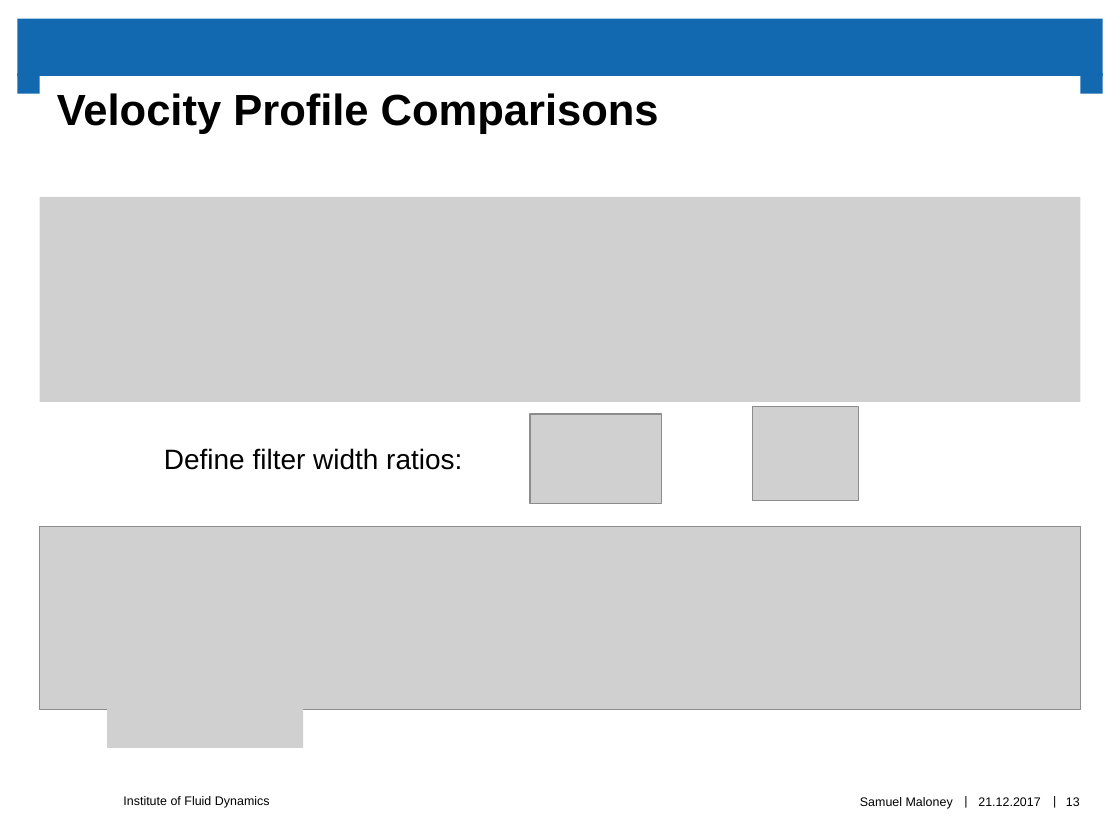
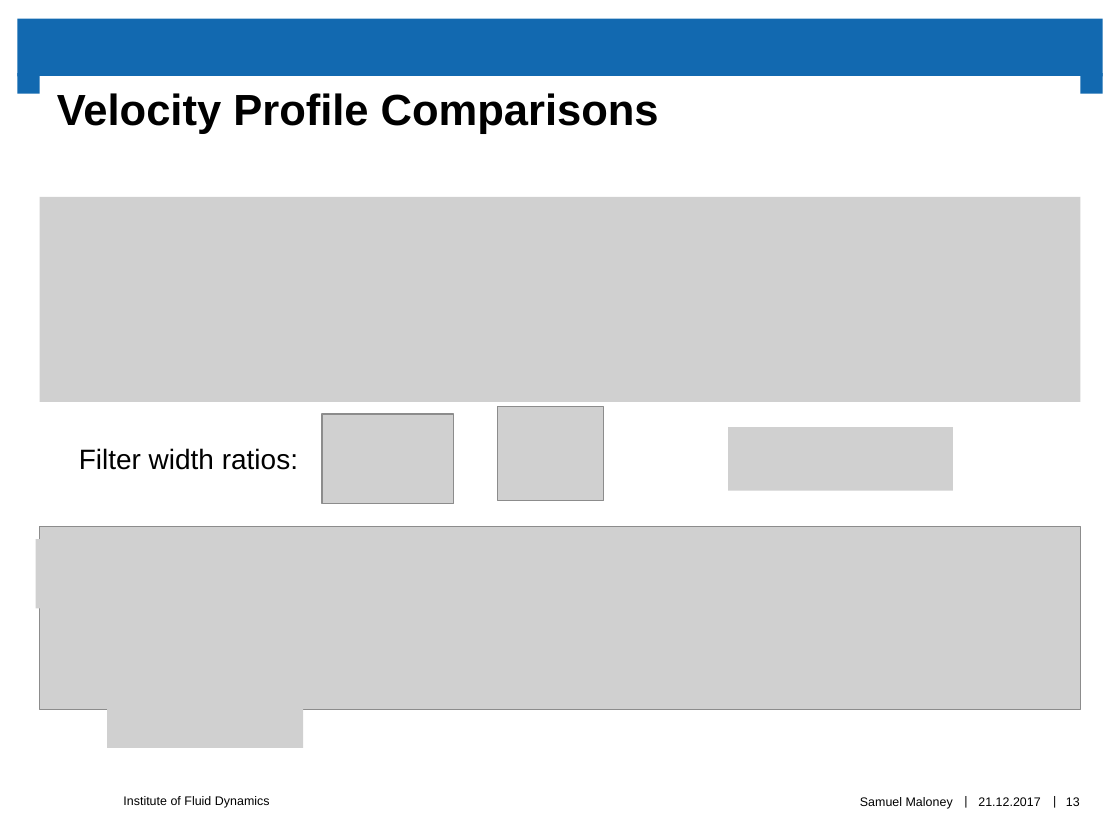
Before and after one commit to sam-maloney/msc_seminar, a slide deck: slide 13 of Presentation/maloneys_HS2017.pptx. Drawn at 1120x840 pixels with LibreOffice and Linux fonts; fonts in the diff are those of the drawing; grey boxes stand for pictures; background and template pictures are left out. Boxes give left, top, right and bottom in pixels: in the first picture for what was removed or moved away, otherwise in the second. Text is boxed around its words. In the diff, an @@ line names an element or a change of style, - is before the commit and + after.

```diff
--- a/Presentation/maloneys_HS2017.pptx
+++ b/Presentation/maloneys_HS2017.pptx
@@ picture: place and size @@
-picture at [530, 414, 662, 504]
+picture at [323, 414, 455, 504]
@@ picture: place and size @@
-picture at [753, 407, 859, 501]
+picture at [497, 407, 604, 501]
@@ text at [79, 448, 298, 470]: text changed @@
-Define filter width ratios:
+Filter width ratios:
@@ picture added at [728, 427, 953, 491] @@
@@ picture added at [36, 539, 178, 608] @@
```
Also in this commit, not shown: 1 other slide changed, 4 other files.
